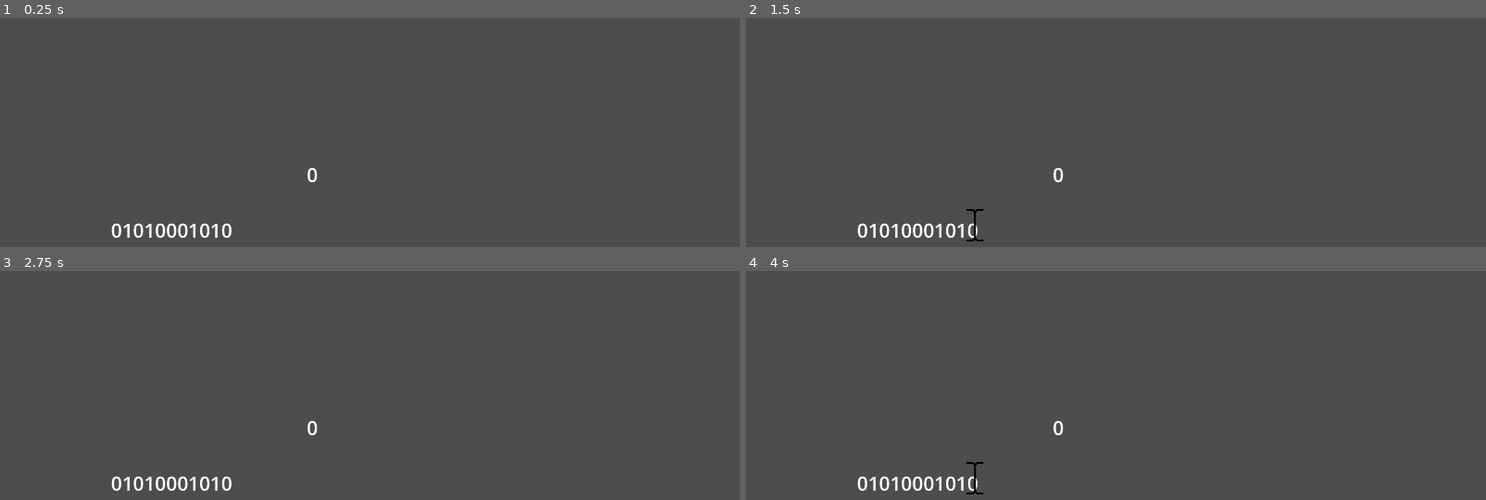
Above: before the commit, frames 1-4 (two rows, left to right).
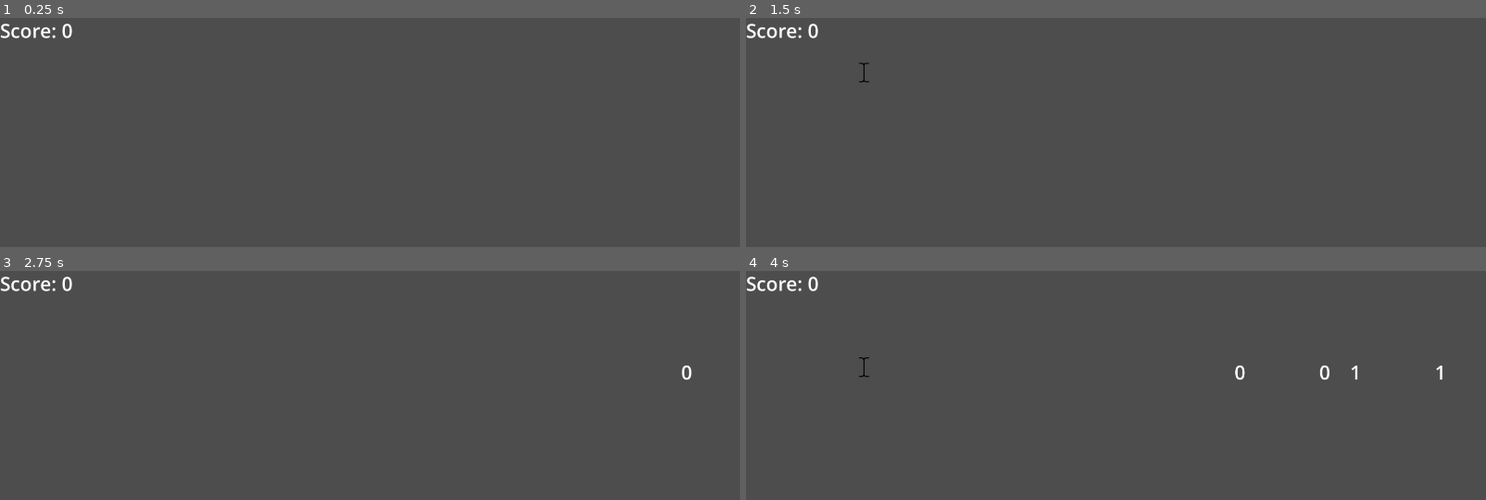
Above: after the commit, the same moments.

Repository: joeljanzen/Bitstreamer
Game: Godot game, scene res://Scenes/test_level.tscn
The game is run twice, just before and just after one commit, with the same random seed, the same clock (stepped at 60 frames per second) and the same inputs. Before the commit the project has no main scene; this scene is started directly in both runs.
Inputs:
- Up to frame 1 (0.25 s): no input
- Up to frame 2 (1.5 s): tap Enter (Enter, bound only after the commit) at 0.5 s; tap 0 (0 bit, bound only after the commit) at 0.6 s; tap 1 (1 bit, bound only after the commit) at 0.8, 1.35 s
- Up to frame 3 (2.75 s): tap Enter (Enter, bound only after the commit) at 1.55, 2.1 s; tap Q (Spawn 0 bit, bound only after the commit) at 2.3 s
- Up to frame 4 (4 s): tap Q (Spawn 0 bit, bound only after the commit) at 2.85 s; tap W (Spawn 1 bit, bound only after the commit) at 3.05, 3.6 s; tap 0 (0 bit, bound only after the commit) at 3.8 s

The runs differ from the first frame. In frame 1, 0.8% of the frame differs, in the area x 0-43%, y 2-96%; in frame 2, 0.9%; in frame 3, 0.8%; in frame 4, 1.0%, in the area x 0-95%, y 2-98%.

Commit message:
send bits across screen, click bits

Diff:
--- a/Scenes/test_level.tscn
+++ b/Scenes/test_level.tscn
@@ -2,7 +2,7 @@
 
 [ext_resource type="Theme" uid="uid://c7c1pti6lqmg4" path="res://Resources/Themes/bit_font.tres" id="1_dtjkg"]
 [ext_resource type="Texture2D" uid="uid://b7bys77rnrih7" path="res://Resources/Sprites/placeholder_cursor.png" id="1_iti4p"]
-[ext_resource type="PackedScene" uid="uid://dpe2w6pd18hu4" path="res://Scenes/bit.tscn" id="3_eglq2"]
+[ext_resource type="Script" uid="uid://b2lfog7dafrx7" path="res://Scripts/cursor.gd" id="3_rsyfn"]
 
 [sub_resource type="SpriteFrames" id="SpriteFrames_dtjkg"]
 animations = [{
@@ -27,9 +27,9 @@
 layout_mode = 3
 anchors_preset = 0
 offset_left = 288.0
-offset_top = 522.0
+offset_top = 72.0
 offset_right = 328.0
-offset_bottom = 562.0
+offset_bottom = 112.0
 
 [node name="Bit Label" type="Label" parent="Control" unique_id=1744777367]
 layout_mode = 0
@@ -37,15 +37,27 @@
 offset_right = 302.0
 offset_bottom = 47.0
 theme = ExtResource("1_dtjkg")
-text = "01010001010"
+theme_override_colors/font_color = Color(0.50140655, 0.5014065, 0.5014065, 1)
 vertical_alignment = 1
 
-[node name="Cursor" type="AnimatedSprite2D" parent="." unique_id=627972586]
-position = Vector2(594, 540)
-scale = Vector2(0.5, 0.5)
+[node name="Cursor" type="AnimatedSprite2D" parent="." unique_id=627972586 node_paths=PackedStringArray("bit_label")]
+position = Vector2(306, 90)
+scale = Vector2(0.3, 0.3)
 sprite_frames = SubResource("SpriteFrames_dtjkg")
 autoplay = "default"
 frame_progress = 0.8291995
+script = ExtResource("3_rsyfn")
+bit_label = NodePath("../Control/Bit Label")
 
-[node name="Bit" parent="." unique_id=573621459 instance=ExtResource("3_eglq2")]
-position = Vector2(810, 396)
+[node name="UI" type="Control" parent="." unique_id=1488377609]
+layout_mode = 3
+anchors_preset = 0
+offset_right = 40.0
+offset_bottom = 40.0
+
+[node name="Label" type="Label" parent="UI" unique_id=648851971]
+layout_mode = 0
+offset_right = 40.0
+offset_bottom = 23.0
+theme = ExtResource("1_dtjkg")
+text = "Score: 0"
--- a/Scripts/bit.gd
+++ b/Scripts/bit.gd
@@ -1,18 +1,91 @@
+class_name Bit
 extends Node2D
-
-## The value of the bit. Off is 0, on is 1
-@export var value: bool = false
+## a bit the player should click when it reaches the cursor
 
 @onready var _label = $Label
 
-# Called when the node enters the scene tree for the first time.
+static var bit_font: Theme = load("res://Resources/Themes/bit_font.tres")
+static var bit_fade_effect = true
+
+## default bit speed
+const DEFAULT_SPEED = 500
+## how quickly the bit fades away after being clicked.
+## set to 0 to disable fade entirely
+const CLICKED_FADE_SPEED = 5
+
+## how many pixels before/past the cursor where the bit is considered clickable
+var _click_range = 100
+## where the bit starts
+var _starting_x = ProjectSettings.get_setting("display/window/size/viewport_width") + Bit.get_width()
+## the value of the bit (false is 0, true is 1)
+var _value
+## the speed at which the bit travels across the screen
+var _speed
+var clicked_bit = false
+
+
 func _ready() -> void:
-	if value == false:
+	if _value == false:
 		_label.text = "0"
 	else:
 		_label.text = "1"
 
 
-# Called every frame. 'delta' is the elapsed time since the previous frame.
 func _process(delta: float) -> void:
-	pass
+	if !clicked_bit || !bit_fade_effect:
+		position.x -= _speed * delta
+	elif bit_fade_effect:
+		# decrease alpha value (opacity)
+		modulate.a -= CLICKED_FADE_SPEED * delta
+
+	# bit is offscreen
+	if position.x < -Bit.get_width() || (bit_fade_effect && modulate.a == 0):
+		queue_free()
+
+
+## set bit data before appending to scene
+func create(value: bool, y_pos: int, speed: int = DEFAULT_SPEED) -> void:
+	_value = value
+	_speed = speed
+	position = Vector2(_starting_x, y_pos)
+
+
+## click the bit
+func clicked(cursor_x: int) -> void:
+	#play animation and sound idk
+	var acc = abs(position.x - cursor_x)
+	print("distance to cursor: %s" % acc)
+	if bit_fade_effect:
+		clicked_bit = true
+	else:
+		queue_free()
+
+
+## get the value of the bit (false is 0, true is 1)
+func get_value() -> bool:
+	return _value
+
+
+## returns if the bit is clickable
+func clickable(cursor_x: int) -> bool:
+	return position.x <= cursor_x + _click_range && !missed(cursor_x)
+
+
+## returns if the bit has been missed (it has passed the clickable window)
+func missed(cursor_x: int) -> bool:
+	return position.x < cursor_x - _click_range
+
+
+## set the distance before/past the cursor where the bit is considered clickable
+## (in pixels)
+func set_click_range(click_range: int):
+	_click_range = click_range
+
+# NOT GOOD TO HARDCODE THESE IDK WHAT TO DO
+static func get_width() -> int:
+	return 28
+# NOT GOOD TO HARDCODE THESE IDK WHAT TO DO
+static func get_height() -> int:
+	# DOESNT WORK SADGE
+	#return bit_font.default_font_size
+	return 54
--- /dev/null
+++ b/Scripts/cursor.gd
@@ -0,0 +1,48 @@
+extends AnimatedSprite2D
+## the cursor indicating to the player when to click a bit
+
+@export var bit_label: Label
+
+@onready var start_x_pos = position.x
+@onready var start_y_pos = position.y
+@onready var bit = preload("res://Scenes/bit.tscn")
+
+## stack of bits currently on screen
+var bit_stream = []
+
+
+func _process(delta: float) -> void:
+	# input handling
+	if !bit_stream.is_empty():
+		var curr_bit
+		if Input.is_action_just_pressed("0 bit") && !bit_stream[0].get_value() && bit_stream[0].clickable(position.x):
+			curr_bit = bit_stream.pop_front()
+			curr_bit.clicked(position.x)
+			bit_label.text += "0"
+			position.x += Bit.get_width()
+		elif Input.is_action_just_pressed("1 bit") && bit_stream[0].get_value() && bit_stream[0].clickable(position.x):
+			curr_bit = bit_stream.pop_front()
+			curr_bit.clicked(position.x)
+			bit_label.text += "1"
+			position.x += Bit.get_width()
+		# delete bit if it goes offscreen
+		elif bit_stream[0].missed(position.x):
+			bit_stream.pop_front()
+	if Input.is_action_just_pressed("Enter"):
+		bit_label.text += "\n"
+		position.y += Bit.get_height()
+		position.x = start_x_pos
+
+	# DEBUG
+	if Input.is_action_just_pressed("Spawn 0 bit"):
+		send_bit(0, 400)
+	elif Input.is_action_just_pressed("Spawn 1 bit"):
+		send_bit(1, 400)
+
+
+## send a bit down the current line
+func send_bit(value: bool, speed: int = 500):
+	var new_bit = bit.instantiate()
+	new_bit.create(value, position.y, speed)
+	get_tree().root.call_deferred("add_child", new_bit)
+	bit_stream.push_back(new_bit)
--- a/project.godot
+++ b/project.godot
@@ -11,6 +11,7 @@
 [application]
 
 config/name="Bitstreamer"
+run/main_scene="uid://njdusa2xiafg"
 config/features=PackedStringArray("4.6", "Forward Plus")
 config/icon="res://icon.svg"
 
@@ -18,7 +19,34 @@
 
 window/size/viewport_width=1920
 window/size/viewport_height=1080
-window/size/mode=3
+
+[input]
+
+"0 bit"={
+"deadzone": 0.2,
+"events": [Object(InputEventKey,"resource_local_to_scene":false,"resource_name":"","device":-1,"window_id":0,"alt_pressed":false,"shift_pressed":false,"ctrl_pressed":false,"meta_pressed":false,"pressed":false,"keycode":0,"physical_keycode":48,"key_label":0,"unicode":48,"location":0,"echo":false,"script":null)
+]
+}
+"1 bit"={
+"deadzone": 0.2,
+"events": [Object(InputEventKey,"resource_local_to_scene":false,"resource_name":"","device":-1,"window_id":0,"alt_pressed":false,"shift_pressed":false,"ctrl_pressed":false,"meta_pressed":false,"pressed":false,"keycode":0,"physical_keycode":49,"key_label":0,"unicode":49,"location":0,"echo":false,"script":null)
+]
+}
+Enter={
+"deadzone": 0.2,
+"events": [Object(InputEventKey,"resource_local_to_scene":false,"resource_name":"","device":-1,"window_id":0,"alt_pressed":false,"shift_pressed":false,"ctrl_pressed":false,"meta_pressed":false,"pressed":false,"keycode":0,"physical_keycode":4194309,"key_label":0,"unicode":0,"location":0,"echo":false,"script":null)
+]
+}
+"Spawn 0 bit"={
+"deadzone": 0.2,
+"events": [Object(InputEventKey,"resource_local_to_scene":false,"resource_name":"","device":-1,"window_id":0,"alt_pressed":false,"shift_pressed":false,"ctrl_pressed":false,"meta_pressed":false,"pressed":false,"keycode":0,"physical_keycode":81,"key_label":0,"unicode":113,"location":0,"echo":false,"script":null)
+]
+}
+"Spawn 1 bit"={
+"deadzone": 0.2,
+"events": [Object(InputEventKey,"resource_local_to_scene":false,"resource_name":"","device":-1,"window_id":0,"alt_pressed":false,"shift_pressed":false,"ctrl_pressed":false,"meta_pressed":false,"pressed":false,"keycode":0,"physical_keycode":87,"key_label":0,"unicode":119,"location":0,"echo":false,"script":null)
+]
+}
 
 [physics]
 
Not shown, added: Scripts/cursor.gd.uid
